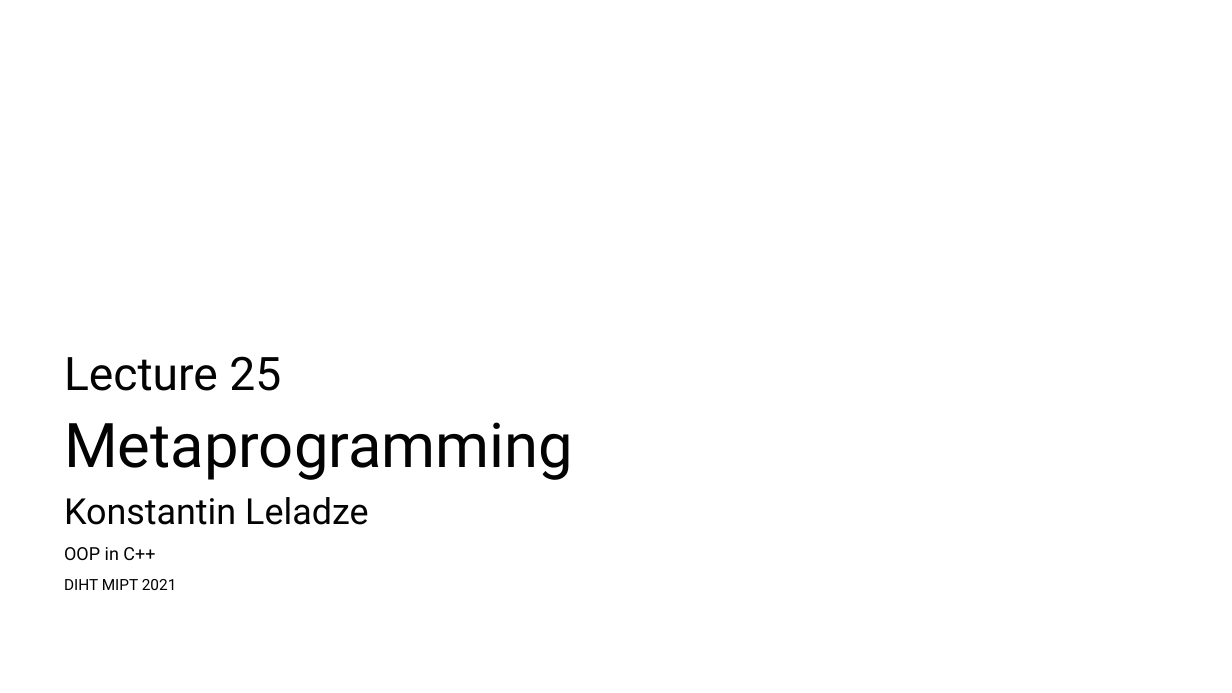
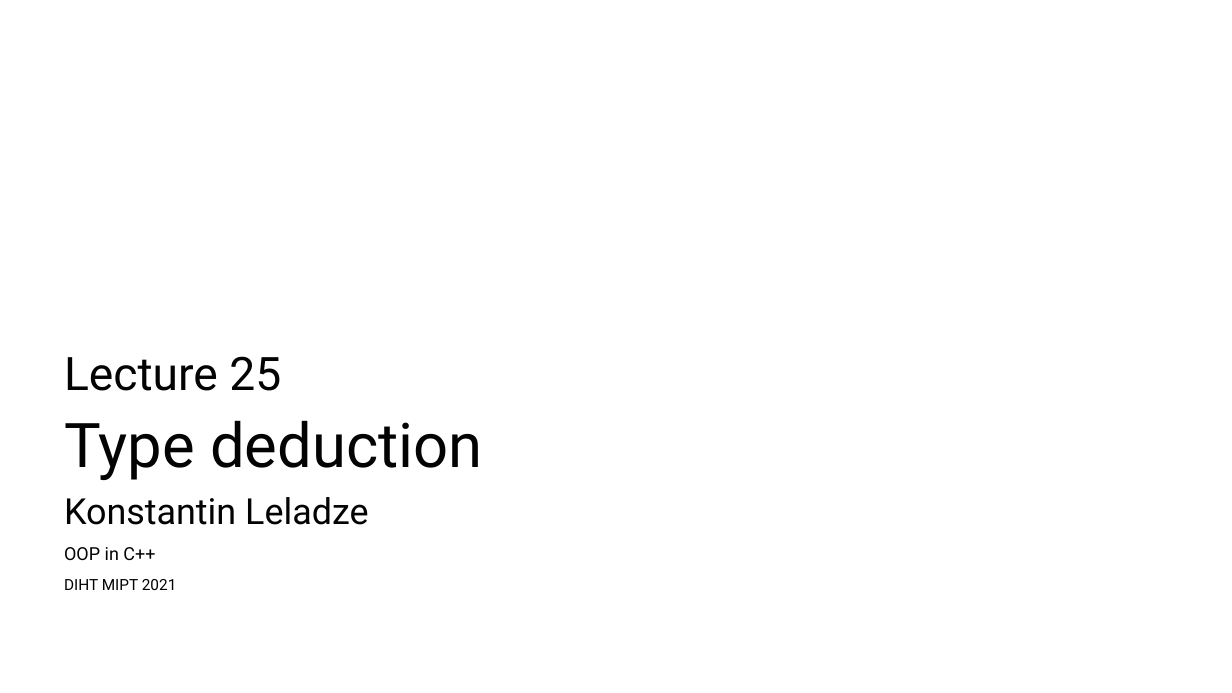
Before and after one commit to Costello1329/cpp-mipt-2021, a slide deck: slide 1 of lectures/lecture-25/draft.pptx. Drawn at 1232x693 pixels with LibreOffice and Linux fonts; fonts in the diff are those of the drawing; background and template pictures are left out. Boxes give left, top, right and bottom in pixels: in the first picture for what was removed or moved away, otherwise in the second. Text is boxed around its words. In the diff, an @@ line names an element or a change of style, - is before the commit and + after.

```diff
--- a/lectures/lecture-25/draft.pptx
+++ b/lectures/lecture-25/draft.pptx
@@ text at [64,420,482,480]: text changed @@
-Metaprogramming
+Type deduction
```
Also in this commit, not shown: 1 other slide changed, 5 other files.
